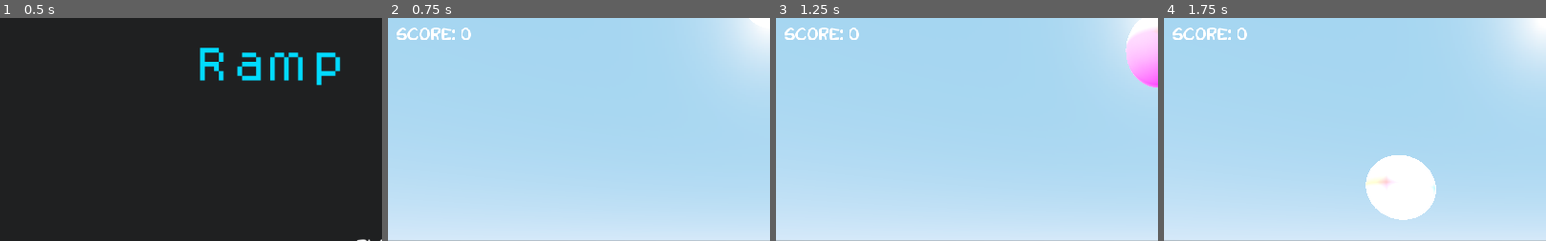
Above: before the commit, frames 1-4 (left to right).
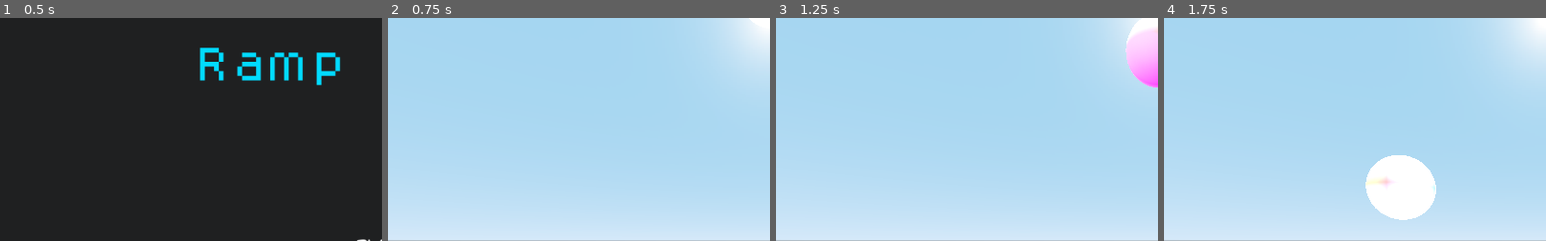
Above: after the commit, the same moments.

Repository: lpszeto/Ramp_Rush
Game: Godot game, scene res://Menu.tscn
Same seed, same stepped clock (60 frames per second), same inputs: the game is played once before the commit and once after it.
Inputs:
- Up to frame 1 (0.5 s): no input
- Up to frame 2 (0.75 s): click "Play!" at 0.5 s
- Up to frame 3 (1.25 s): no input
- Up to frame 4 (1.75 s): tap Enter (ui_accept) at 1.25, 1.52 s; hold D (right) from 1.28 s (still down)
The pictures show only the part of the screen within x 0-50%, y 0-50%; the shares and areas given below are measured in that part.

Frame 1 is identical in both runs. In frame 2, 0.5% of the frame differs, in the area x 2-22%, y 4-10%; in frame 3, 0.5%; in frame 4, 0.5%.

Commit message:
deleted score

Diff:
--- a/Ramp Rush/Main.tscn
+++ b/Ramp Rush/Main.tscn
@@ -1,10 +1,9 @@
-[gd_scene load_steps=9 format=2]
+[gd_scene load_steps=8 format=2]
 
 [ext_resource path="res://Ball.tscn" type="PackedScene" id=1]
 [ext_resource path="res://BaseBlock.tscn" type="PackedScene" id=2]
 [ext_resource path="res://Pivot.tscn" type="PackedScene" id=3]
 [ext_resource path="res://Ramp.tscn" type="PackedScene" id=4]
-[ext_resource path="res://ui_theme.tres" type="Theme" id=5]
 
 [sub_resource type="BoxShape" id=1]
 extents = Vector3( 30, 1, 30 )
@@ -42,15 +41,3 @@
 
 [node name="Ramp" parent="." instance=ExtResource( 4 )]
 transform = Transform( 1, 0, 0, 0, 1, 0, 0, 0, 1, 0, 5, 0 )
-
-[node name="UserInterface" type="Control" parent="."]
-anchor_right = 1.0
-anchor_bottom = 1.0
-theme = ExtResource( 5 )
-
-[node name="Label" type="Label" parent="UserInterface"]
-margin_left = 10.0
-margin_top = 9.0
-margin_right = 106.0
-margin_bottom = 40.0
-text = "Score: 0"
